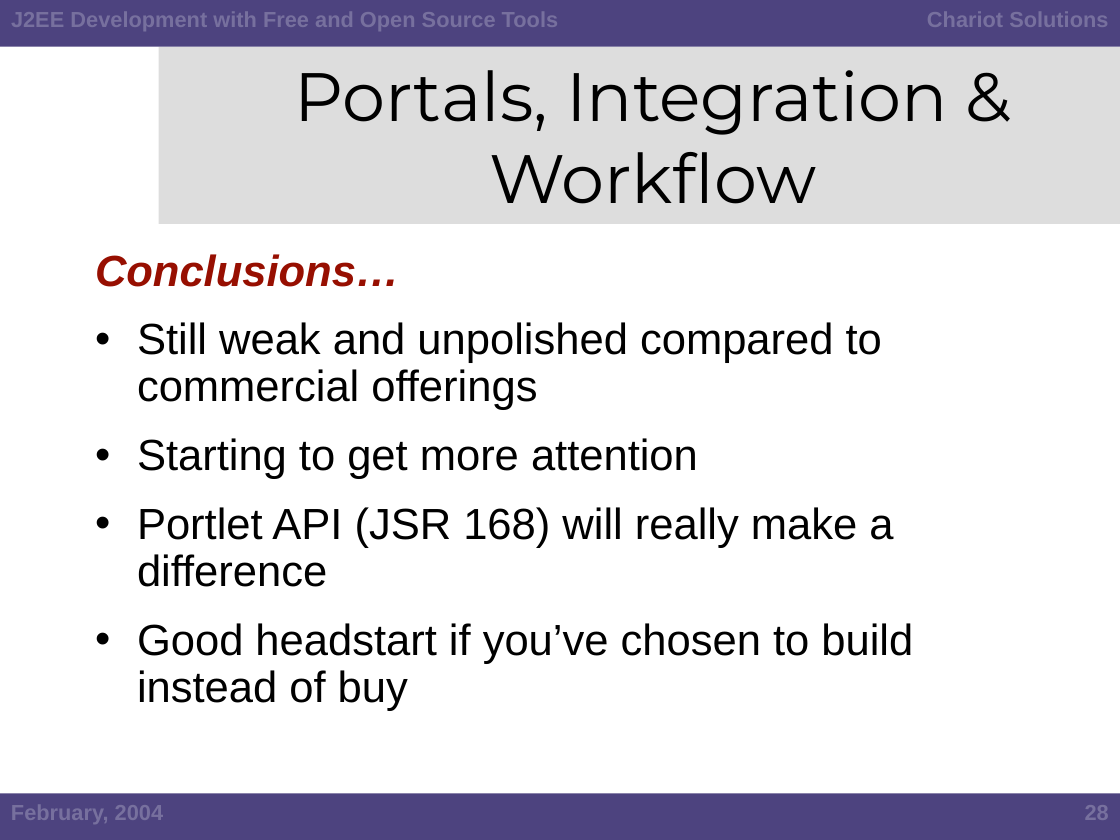
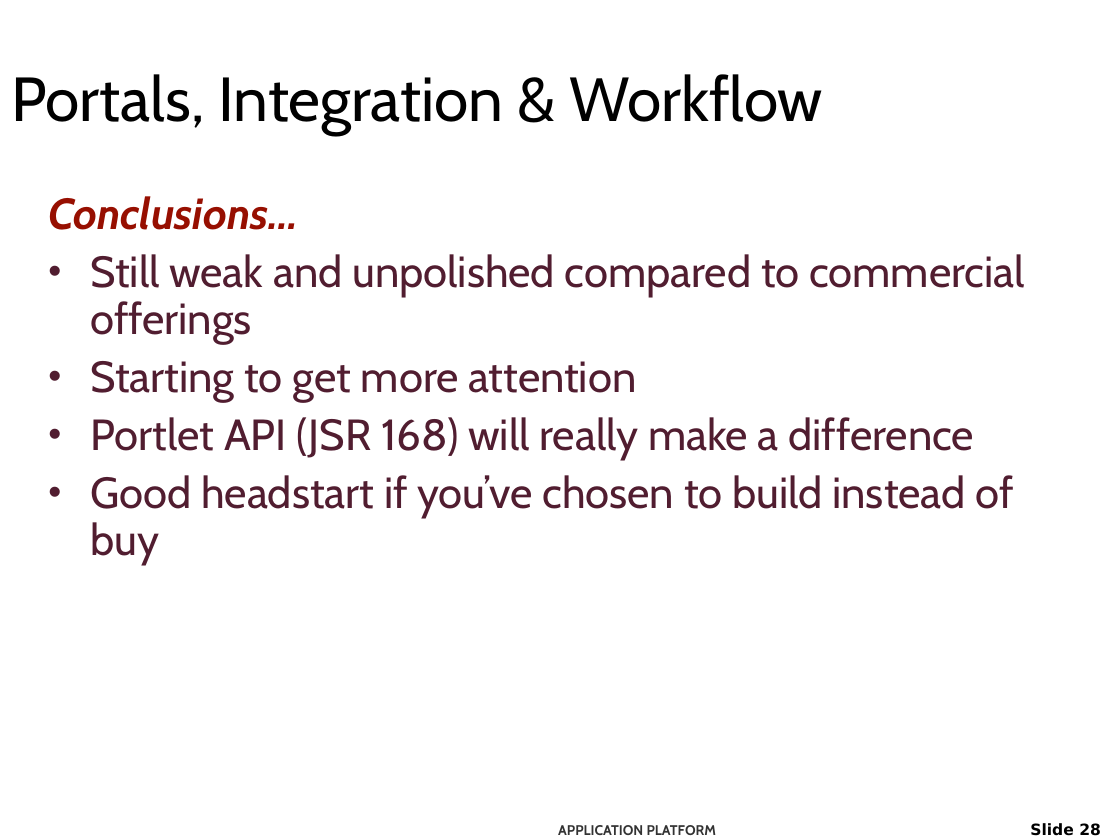
Before and after one commit to netspective/NEFS, a slide deck: slide 28 of support/docs/J2EE Development Using Open Source Software.ppt. Drawn at 1120x840 pixels with LibreOffice and Linux fonts; fonts in the diff are those of the drawing; background and template pictures are left out. Boxes give left, top, right and bottom in pixels: in the first picture for what was removed or moved away, otherwise in the second. Text is boxed around its words. In the diff, an @@ line names an element or a change of style, - is before the commit and + after.

Commit message:
The theme has been replaced, but it's still got foreign content that needs to be replaced and reworked.

```diff
--- a/support/docs/J2EE Development Using Open Source Software.ppt
+++ b/support/docs/J2EE Development Using Open Source Software.ppt
@@ rectangle removed at bbox=[0, 0, 1120, 47] @@
@@ text removed at bbox=[11, 12, 559, 31] @@
-J2EE Development with Free and Open Source Tools
@@ text removed at bbox=[927, 12, 1108, 27] @@
-Chariot Solutions
@@ title "Portals, Integration & Workflow": place and size @@
-title "Portals, Integration & Workflow" at bbox=[294, 70, 948, 204]
+title "Portals, Integration & Workflow" at bbox=[11, 74, 823, 136]
@@ title "Portals, Integration & Workflow" at bbox=[11, 74, 823, 136]: size 44 to 40 pt, font Montserrat to Cabin; alignment centre to left @@
@@ rectangle removed at bbox=[159, 47, 1120, 224] @@
@@ text "Conclusions…": place and size @@
-text "Conclusions…" at bbox=[95, 254, 913, 711]
+text "Conclusions…" at bbox=[48, 196, 1025, 566]
@@ text "Conclusions…" at bbox=[48, 196, 1025, 566]: font Arial to Cabin, text colour #000000 to #511D30; less space between paragraphs; bullet colour #000000 to #511D30 @@
@@ rectangle removed at bbox=[0, 793, 1120, 840] @@
@@ text removed at bbox=[11, 805, 164, 824] @@
-February, 2004
@@ page number removed at bbox=[1085, 805, 1109, 820] @@
-28
@@ text added at bbox=[558, 825, 717, 835], 9 pt, text #333333, bold @@
+APPLICATION PLATFORM
@@ page number added at bbox=[1030, 823, 1101, 836], 10 pt, text #000000, bold @@
+Slide 28
```
Also in this commit, not shown: 87 other slides changed, 1 slide added, 2 slides removed.
